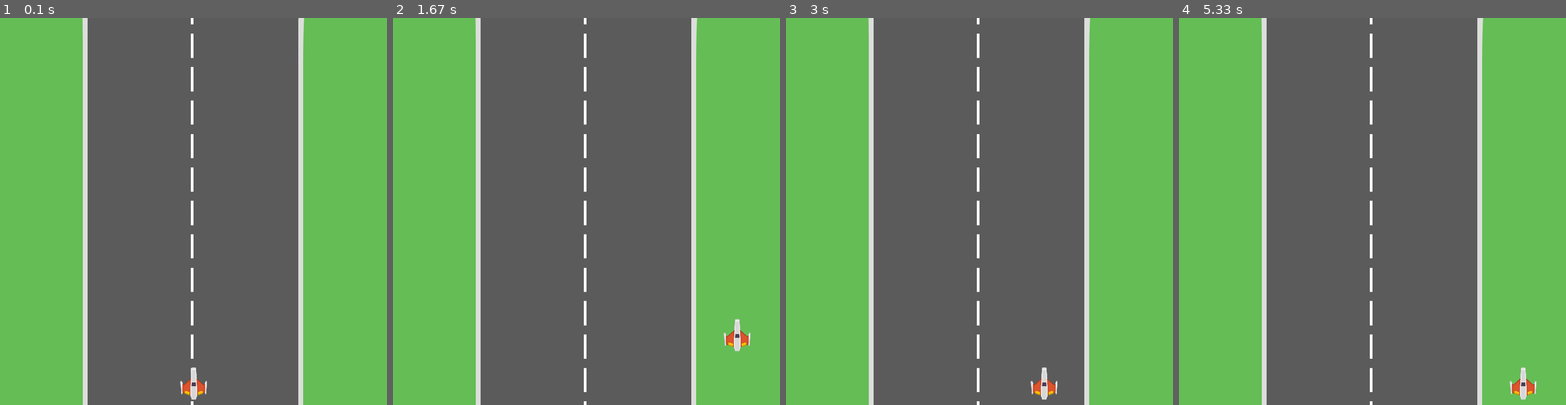
Above: before the commit, frames 1-4 (left to right).
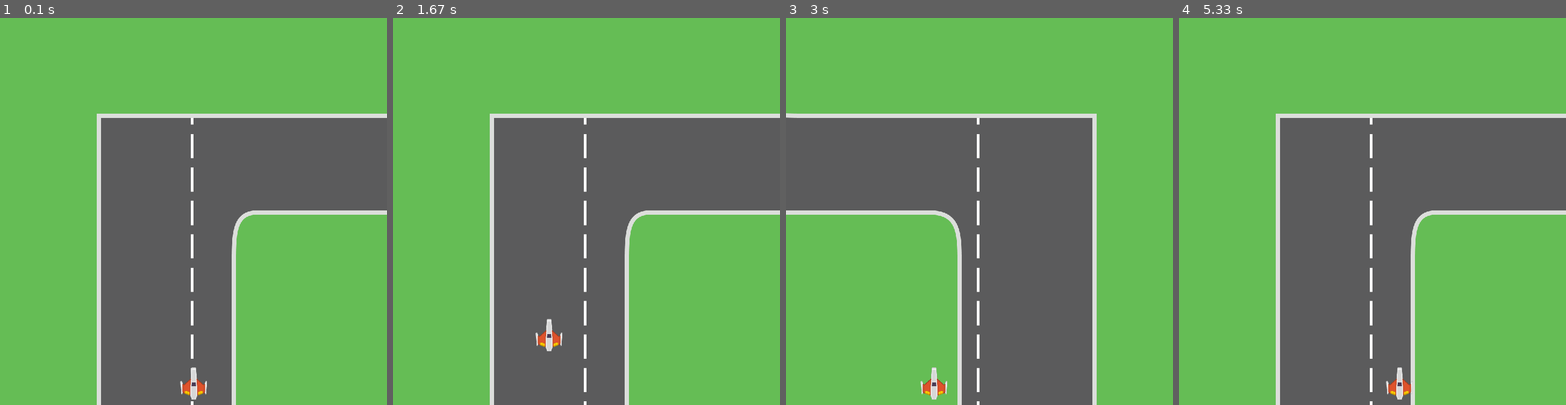
Above: after the commit, the same moments.

Repository: Danilo-C-Ramos/Pygame
Game: pygame game, started from Main.py
Same seed, same stepped clock (60 frames per second), same inputs: the game is played once before the commit and once after it.
Inputs:
- Up to frame 1 (0.1 s): no input
- Up to frame 2 (1.67 s): hold D 0.33-0.8 s; hold W 0.83-1.13 s; hold D 1.17-1.63 s
- Up to frame 3 (3 s): hold A 1.67-2.2 s; hold S 2.23-2.53 s
- Up to frame 4 (5.33 s): hold W 3-3.37 s; hold D 3.4-4.03 s; hold S 4.07-4.43 s; hold A 4.47-4.93 s; hold D from 4.97 s (still down)

The runs differ from the first frame. In frame 1, 33% of the frame differs, in the area x 21-100%, y 0-100%; in frame 2, 34%; in frame 3, 35%, in the area x 0-81%, y 0-100%; in frame 4, 34%.

Commit message:
Troca de tela a cada tempo

Diff:
--- a/Main.py
+++ b/Main.py
@@ -27,7 +27,11 @@
 player = Moto(assets)
 all_sprites.add(player)
 
-state = RETA
+states = [RETA, RETA_D, RETA_E]
+
+tempo = 0
+state_i = 0
+state = states[state_i]
 # ======== Loop Principal ========
 while state != FIM:
     clock.tick(FPS)
@@ -59,13 +63,21 @@
 
 
 
+    if tempo % 100 == 0:
+        paredes.empty()
+        state_i = (state_i + 1) % len(states)
+        state = states[state_i]
+        g = Grama(assets, state)
+        paredes.add(g)
+        tempo = 0
+
+    tempo += 1
+    player.update()
 
 
-    player.update()
-
-    g = Grama(assets, state)
-
-    paredes.add(g)
+    for parede in pygame.sprite.spritecollide(player, paredes, False, pygame.sprite.collide_mask):
+        player.speedx = 0
+        break
     #all_sprites.add(g)
 
     #window.fill(BLACK)  # Preenche com a cor preta
